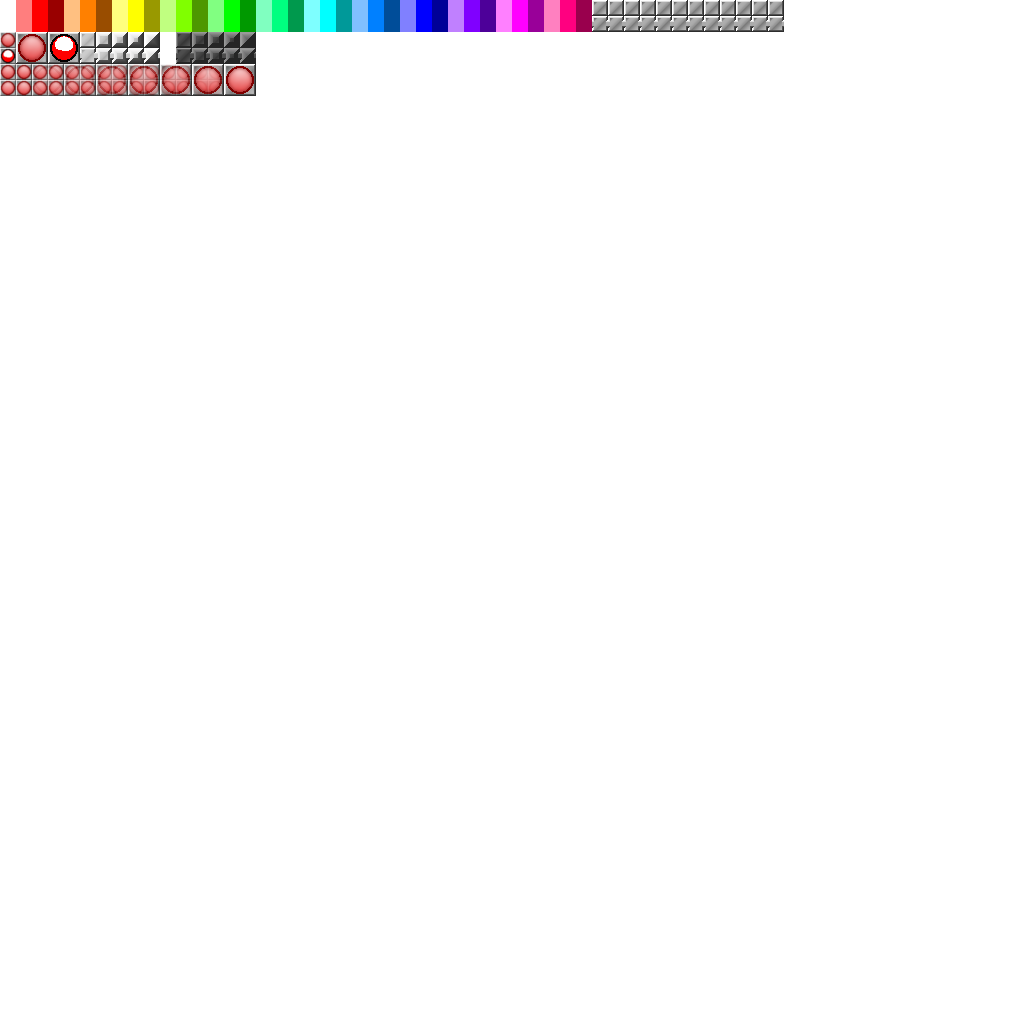
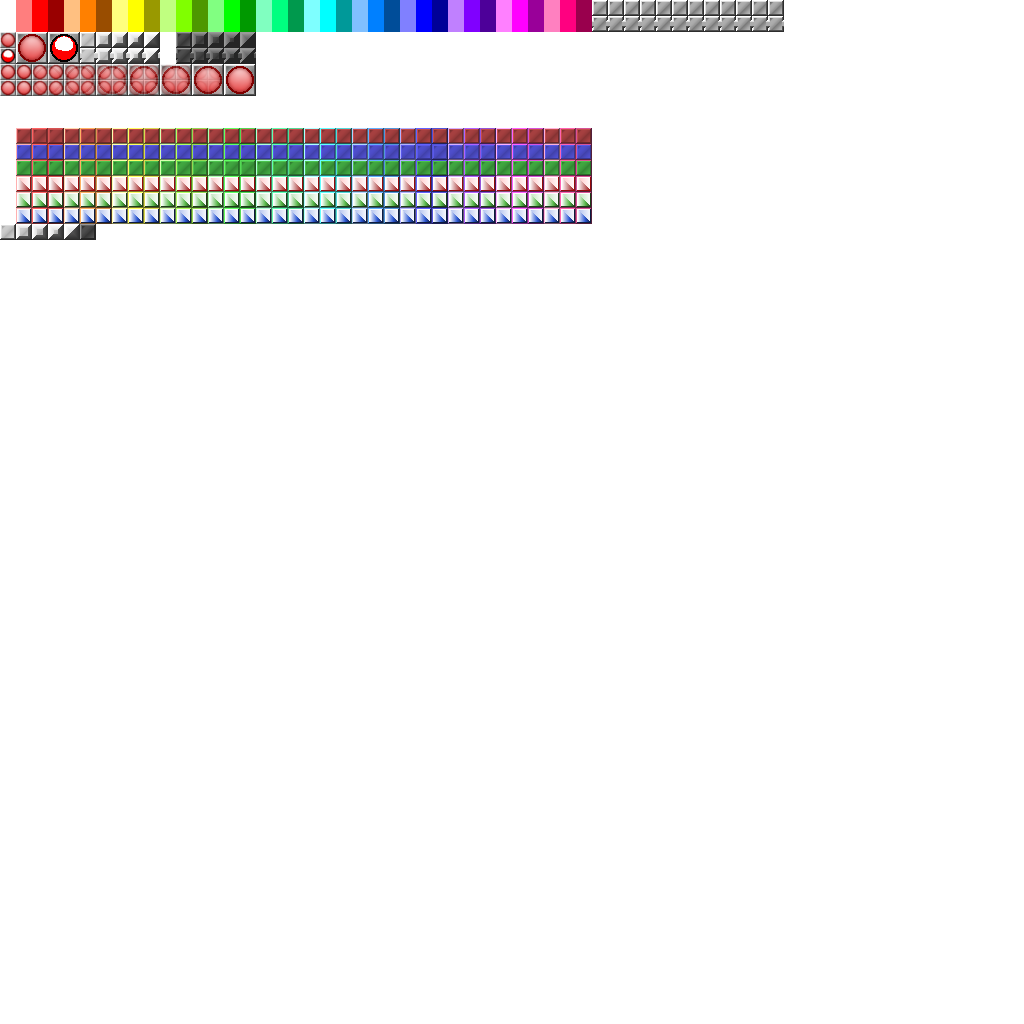
Revision of a layered 1024 × 1024 image; what changed, layer by layer:
added layer "レイヤー #1" above "block.png コピー #1" over 17, 129, 591, 223
painted on "レイヤー" over 0, 128, 592, 240
